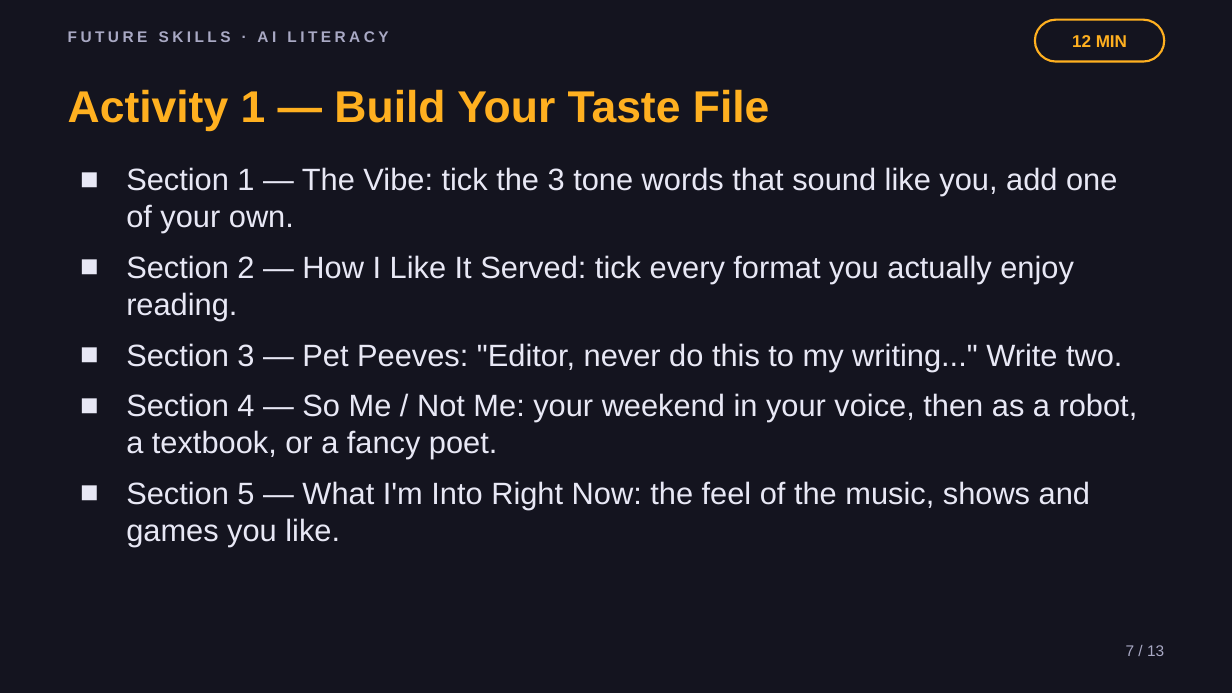
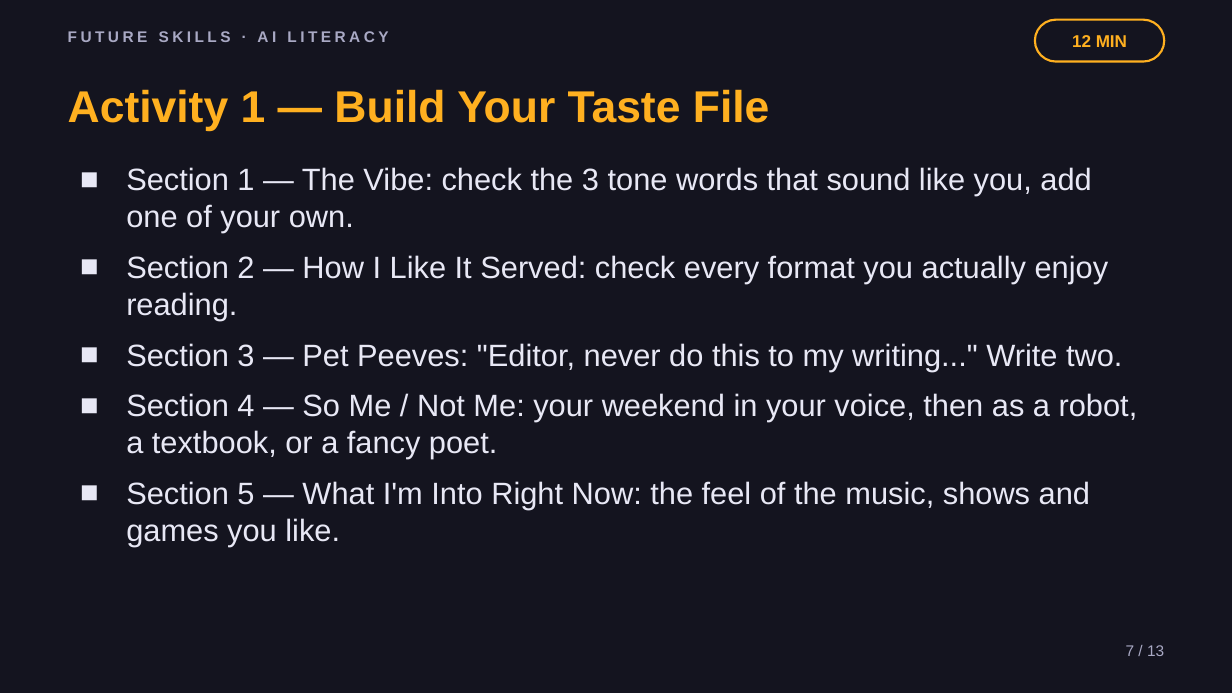
Before and after one commit to phiunit/tptphi, a slide deck: slide 7 of products/ai-taste-file/dist/Teach AI Your Taste - Slides.pptx. Drawn at 1232x693 pixels with LibreOffice and Linux fonts; fonts in the diff are those of the drawing. Boxes give left, top, right and bottom in pixels: in the first picture for what was removed or moved away, otherwise in the second. Text is boxed around its words. In the diff, an @@ line names an element or a change of style, - is before the commit and + after.

```diff
--- a/products/ai-taste-file/dist/Teach AI Your Taste - Slides.pptx
+++ b/products/ai-taste-file/dist/Teach AI Your Taste - Slides.pptx
@@ text at box(126, 167, 1109, 321): text changed @@
-■ Section 1 — The Vibe: tick the 3 tone words that sound like you, add one of your own.
-■ Section 2 — How I Like It Served: tick every format you actually enjoy reading.
+■ Section 1 — The Vibe: check the 3 tone words that sound like you, add one of your own.
+■ Section 2 — How I Like It Served: check every format you actually enjoy reading.
```
Also in this commit, not shown: 3 other slides changed, 46 other files.
